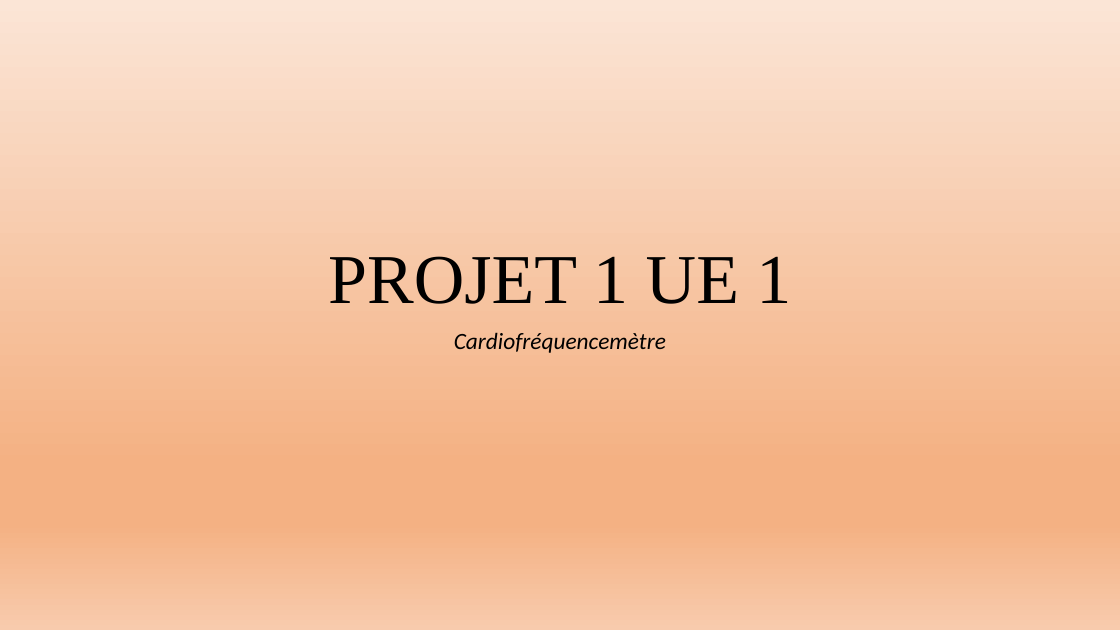
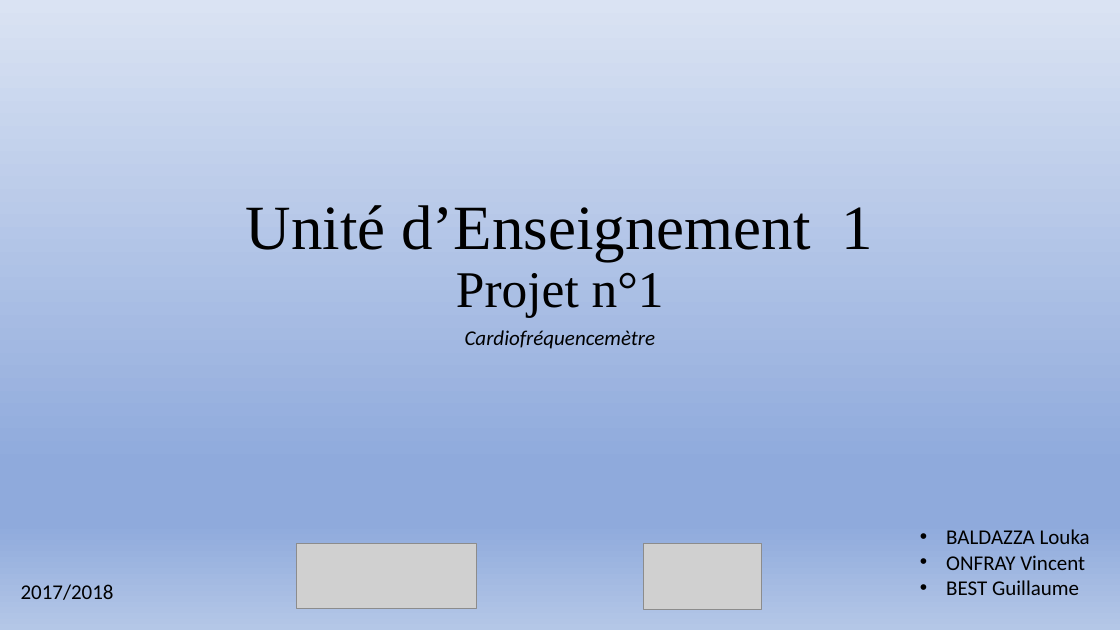
Before and after one commit to Exia-Jellyfish/UE-1-Projet-Grp7, a slide deck: slide 1 of PROJET 1 UE 1 diapositive.pptx. Drawn at 1120x630 pixels with LibreOffice and Linux fonts; fonts in the diff are those of the drawing; grey boxes stand for pictures. Boxes give left, top, right and bottom in pixels: in the first picture for what was removed or moved away, otherwise in the second. Text is boxed around its words. In the diff, an @@ line names an element or a change of style, - is before the commit and + after.

Commit message:
Modification style du diapo

```diff
--- a/PROJET 1 UE 1 diapositive.pptx
+++ b/PROJET 1 UE 1 diapositive.pptx
@@ background gradient #FBE5D6 to #F4B183 to #F8CBAD to gradient #DAE3F3 to #8FAADC to #B4C7E7 @@
@@ title at (246,205,873,317): text changed; size 60 to 54 pt @@
-PROJET 1 UE 1
+Unité d’Enseignement 1
+Projet n°1
@@ subtitle "Cardiofréquencemètre" at (465,330,656,349): size 20 to 18 pt @@
@@ text added at (946,529,1090,595), 18 pt, text #000000 @@
+• BALDAZZA Louka
+• ONFRAY Vincent
+• BEST Guillaume
@@ picture added at (297,544,477,609) @@
@@ picture added at (644,544,761,609) @@
@@ text added at (21,584,114,600), 18 pt, text #000000 @@
+2017/2018
```
Also in this commit, not shown: 11 other slides changed.
